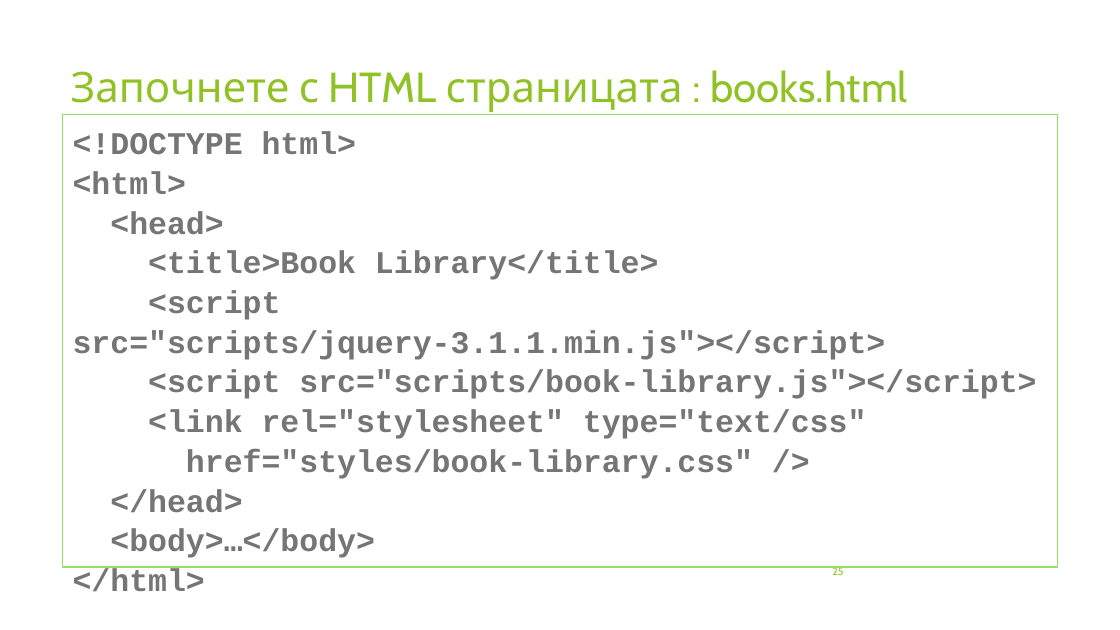
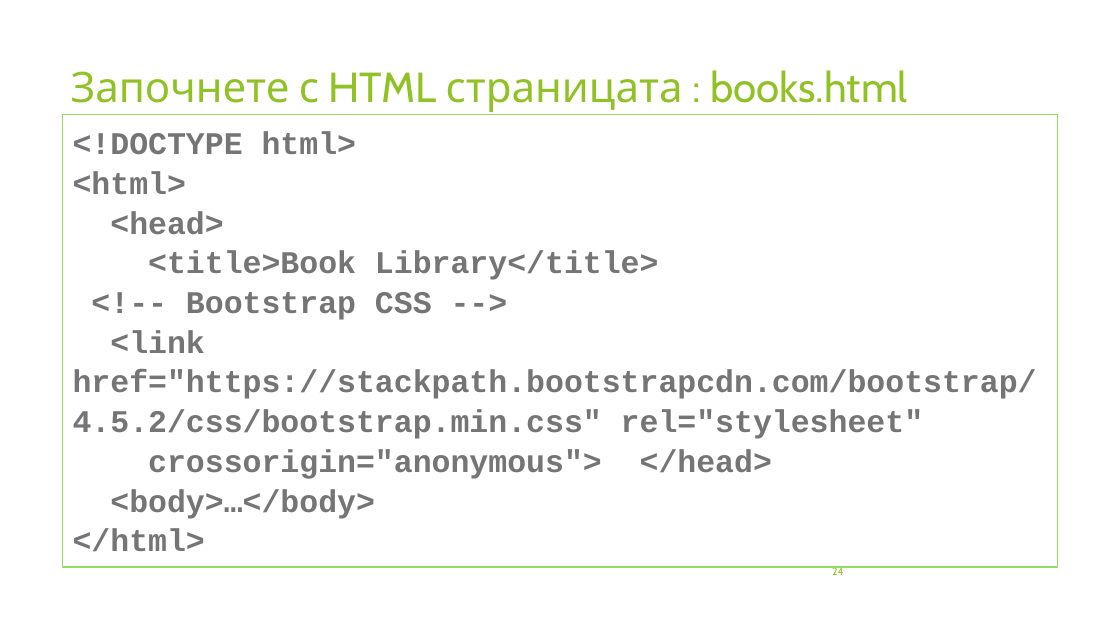
Before and after one commit to profjordanov/hybrid-app-development, a slide deck: slide 24 of 03. Async JS/tasks.pptx (slide 25 before the commit). Drawn at 1120x630 pixels with LibreOffice and Linux fonts; fonts in the diff are those of the drawing. Boxes give left, top, right and bottom in pixels: in the first picture for what was removed or moved away, otherwise in the second. Text is boxed around its words. In the diff, an @@ line names an element or a change of style, - is before the commit and + after.

```diff
--- a/03. Async JS/tasks.pptx
+++ b/03. Async JS/tasks.pptx
@@ text in rectangle at [73,292,1037,479]: text changed @@
-<script src="scripts/jquery-3.1.1.min.js"></script>
-<script src="scripts/book-library.js"></script>
-<link rel="stylesheet" type="text/css"
-href="styles/book-library.css" />
-</head>
+<!-- Bootstrap CSS -->
+<link href="https://stackpath.bootstrapcdn.com/bootstrap/4.5.2/css/bootstrap.min.css" rel="stylesheet"
+crossorigin="anonymous"> </head>
@@ page number at [832,567,843,575]: text changed @@
-25
+24
```
Also in this commit, not shown: 10 other slides changed, 7 slides added, 20 slides removed, 10 other files.
